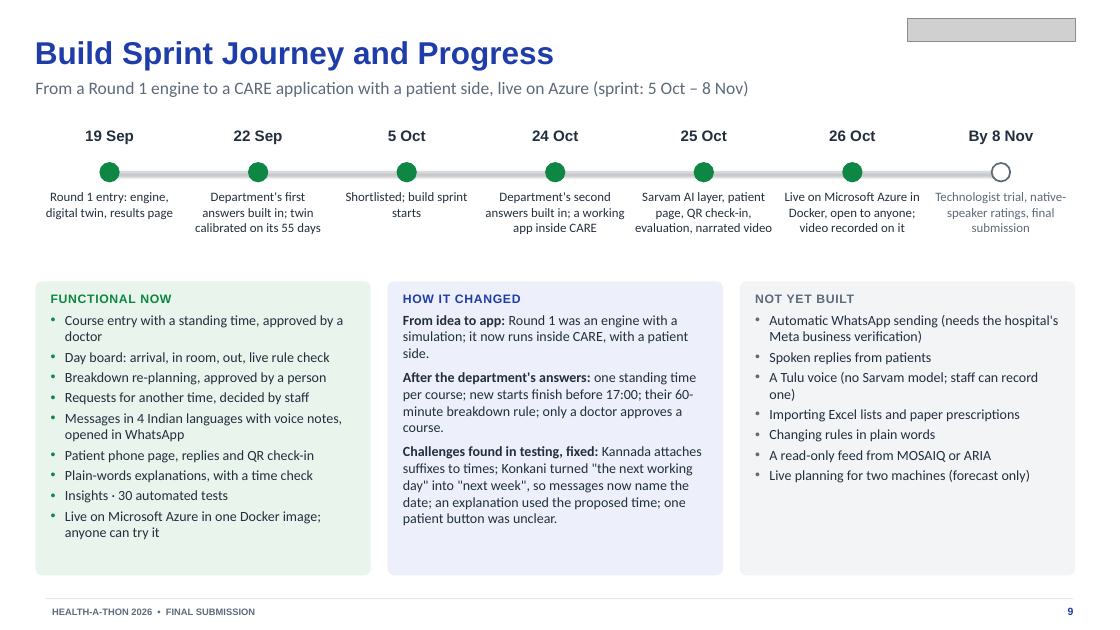
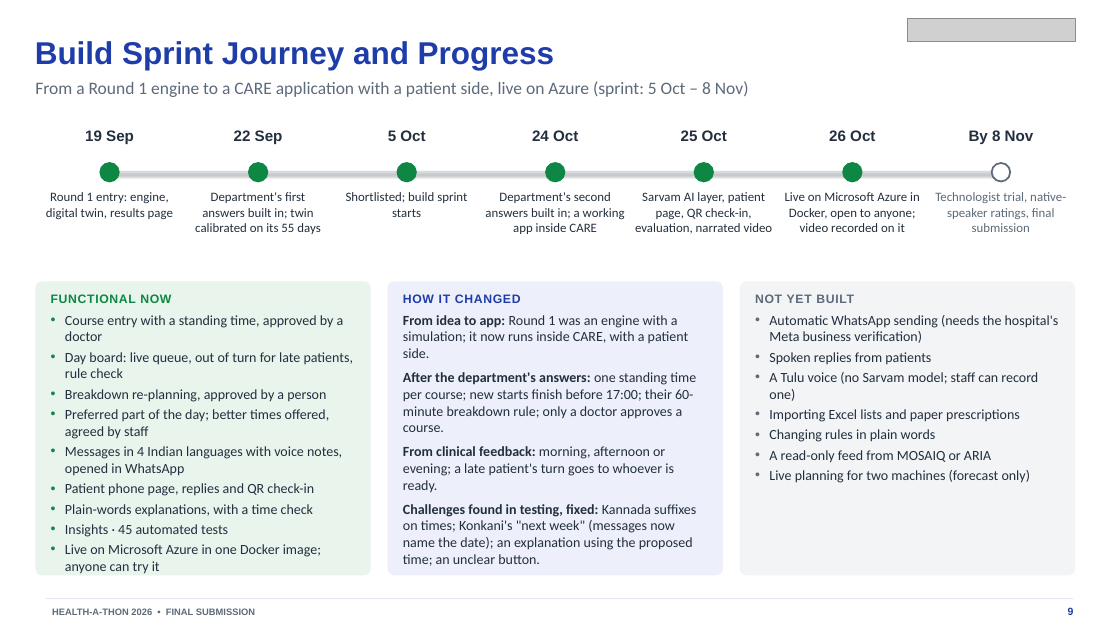
Before and after one commit to psraghothamrao8/RAD-SMART, a slide deck: slide 9 of docs/RAD-SMART_Phase2_Submission.pptx. Drawn at 1120x630 pixels with LibreOffice and Linux fonts; fonts in the diff are those of the drawing; grey boxes stand for pictures. Boxes give left, top, right and bottom in pixels: in the first picture for what was removed or moved away, otherwise in the second. Text is boxed around its words. In the diff, an @@ line names an element or a change of style, - is before the commit and + after.

```diff
--- a/docs/RAD-SMART_Phase2_Submission.pptx
+++ b/docs/RAD-SMART_Phase2_Submission.pptx
@@ text in rounded rectangle at (65, 352, 353, 378): text changed @@
-• Day board: arrival, in room, out, live rule check
+• Day board: live queue, out of turn for late patients, rule check
@@ text in rounded rectangle at (65, 409, 330, 439): text changed @@
-• Requests for another time, decided by staff
+• Preferred part of the day; better times offered, agreed by staff
@@ text in rounded rectangle at (403, 446, 696, 566): text changed @@
-Challenges found in testing, fixed: Kannada attaches suffixes to times; Konkani turned "the next working day" into "next week", so messages now name the date; an explanation used the proposed time; one patient button was unclear.
+From clinical feedback: morning, afternoon or evening; a late patient's turn goes to whoever is ready.
+Challenges found in testing, fixed: Kannada suffixes on times; Konkani's "next week" (messages now name the date); an explanation using the proposed time; an unclear button.
@@ text in rounded rectangle at (65, 524, 228, 537): text changed @@
-• Insights · 30 automated tests
+• Insights · 45 automated tests
```
Also in this commit, not shown: 3 other slides changed, 43 other files.
